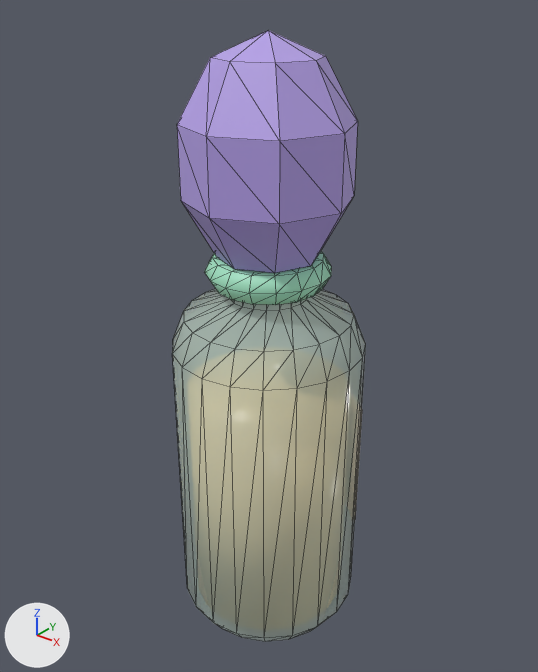
Two versions of the glTF model assets/custom/models/perfume-bottle-tall.glb, one commit apart.
Before and after are seen from a camera (50 mm lens) standing at (0.1301, -0.1624, 0.2028) and looking at (-0.0016, 0.0023, 0.1007). Arrows for +X, +Y and +Z are at lower left; the lights stay in place. The picture after the commit comes second. Mesh edges are drawn as thin lines. Vertices at exactly the same position are counted once.

Objects in the first picture: 'perfume-bottle-tall'.
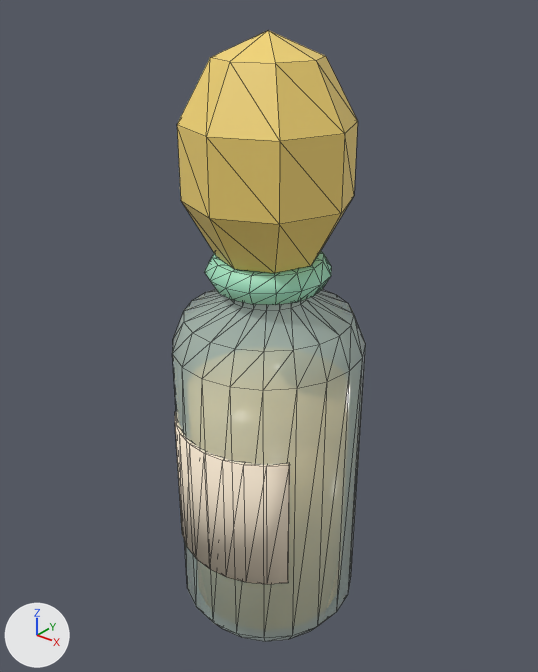
Boxes [x1, y1, x2, y2] around the edits, measured in the pictures (538 x 672 px):
'perfume-bottle-tall', recoloured, turned: [172, 30, 366, 642] in both

The change in detail:
Material 'cap' (mat_cap) changes colour from purple #b7a2ea to yellow #f6d774; in linear values from (0.474, 0.361, 0.823) to (0.922, 0.68, 0.175).
me_perfume_bottle_tall is used by ob_perfume_bottle_tall; location (0.0, 0.0, 0.0).
me_perfume_bottle_tall had 330 vertices, 644 faces and spanned x -0.03..0.03, y -0.03..0.031, z 0.0..0.19.
me_perfume_bottle_tall now has 330 vertices, 644 faces and spans x -0.03..0.03, y -0.031..0.03, z 0.0..0.19.
me_perfume_bottle_tall part 1: the whole mesh is turned 180 degrees about the z axis through the mesh origin.
